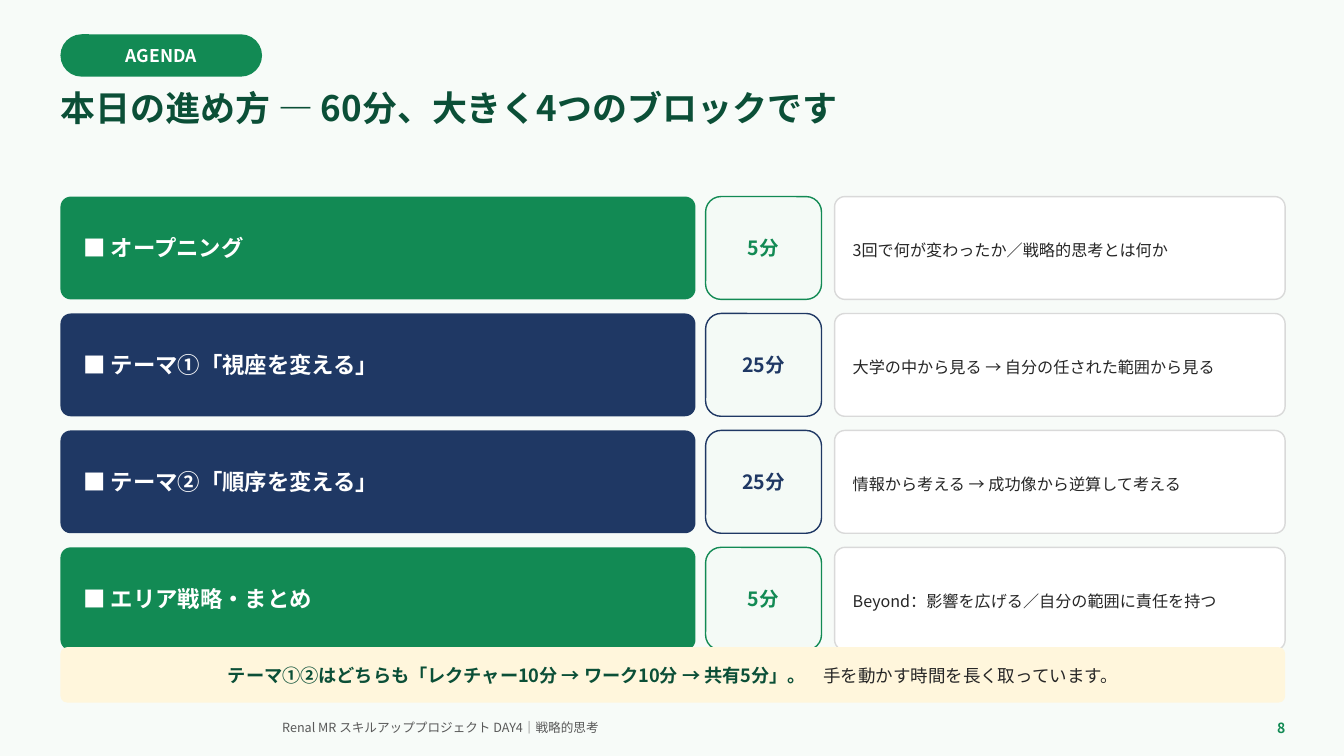
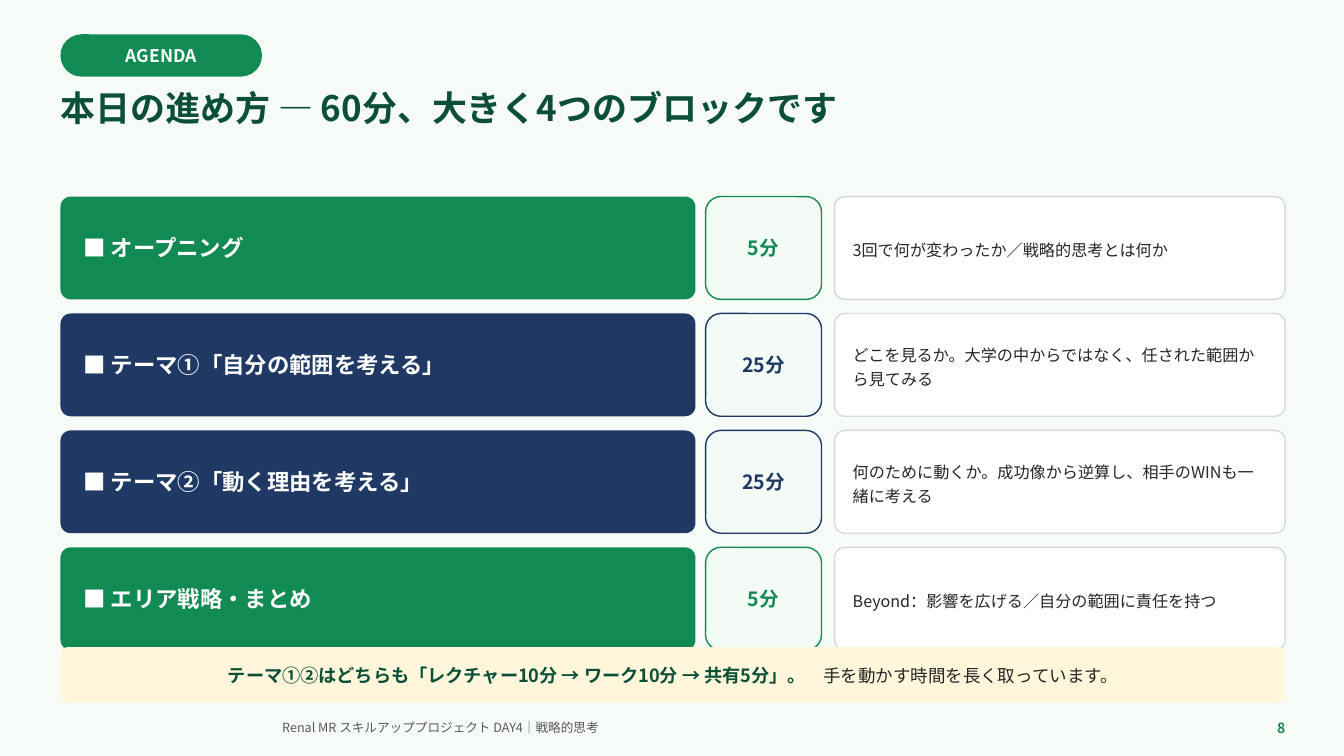
Before and after one commit to TAKUYA-1187/Claude, a slide deck: slide 8 of novartis_training/DAY4_ちょっと分かるだけで世界が変わる.pptx. Drawn at 1344x756 pixels with LibreOffice and Linux fonts; fonts in the diff are those of the drawing; background and template pictures are left out. Boxes give left, top, right and bottom in pixels: in the first picture for what was removed or moved away, otherwise in the second. Text is boxed around its words. In the diff, an @@ line names an element or a change of style, - is before the commit and + after.

```diff
--- a/novartis_training/DAY4_ちょっと分かるだけで世界が変わる.pptx
+++ b/novartis_training/DAY4_ちょっと分かるだけで世界が変わる.pptx
@@ text in rounded rectangle at bbox=[111, 354, 445, 375]: text changed @@
-■ テーマ①「視座を変える」
+■ テーマ①「自分の範囲を考える」
@@ text in rounded rectangle at bbox=[853, 347, 1255, 386]: text changed @@
-大学の中から見る → 自分の任された範囲から見る
+どこを見るか。大学の中からではなく、任された範囲から見てみる
@@ text in rounded rectangle at bbox=[111, 471, 423, 492]: text changed @@
-■ テーマ②「順序を変える」
+■ テーマ②「動く理由を考える」
@@ text in rounded rectangle at bbox=[853, 464, 1254, 480]: text changed @@
-情報から考える → 成功像から逆算して考える
+何のために動くか。成功像から逆算し、相手のWINも一緒に考える
```
Also in this commit, not shown: 9 other slides changed, 2 other files.
